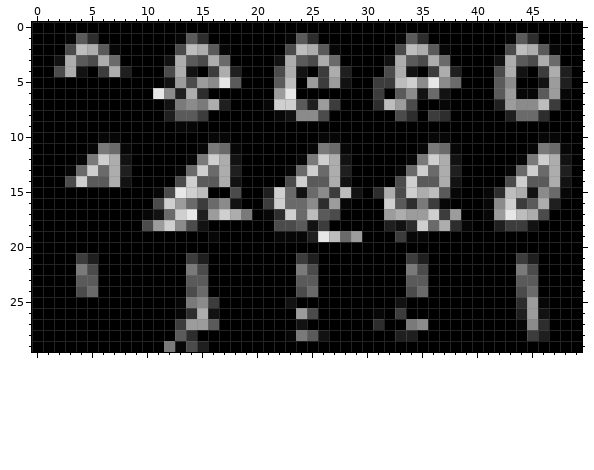
File history of a pixel-art sprite, figures/sample_at_epoch_5.png. The first picture shows the starting point.
The file is 50x30 pixels.
New version:
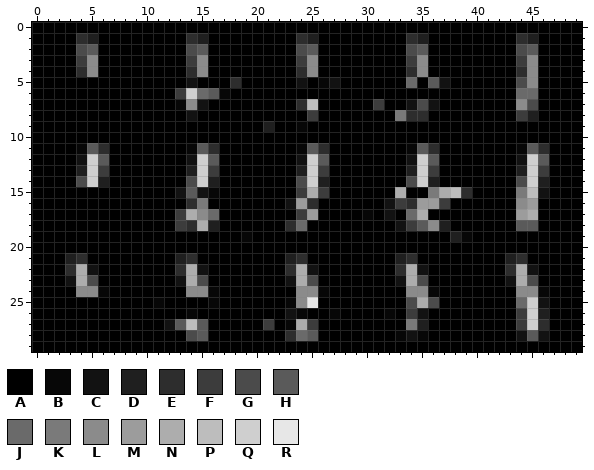
Palette (. is transparent): A #000000  B #070707  C #121212  D #1f1f1f  E #2d2d2d  F #3c3c3c  G #4b4b4b  H #5a5a5a  J #6a6a6a  K #7a7a7a  L #8b8b8b  M #9c9c9c  N #adadad  P #bdbdbd  Q #cfcfcf  R #e7e7e7
From old to new:
Changed rows in their new state; - is an unchanged pixel.
first column x 2:
 1 -AED-------AED-------AED-------AED-------AED---
 2 -AGHAA-----AGHAA-----AGHAA-----AGHAA-----AGHAA-
 3 AAFLAA----AAFLAA----AAFLAA----AAFLAA----AAFLAA-
 4 AAELAAA---AAELAAA---AAELAAA---AAELAAA---AAELAAA
 5 ----------AACAAAE---AACABCA--AAAJAHCA---AAGLAAA
 6 ---------AAFQJHB----AA-------A-AAAAA----AAJJAAA
 7 ----------AB-CAA---AAAEPAA---FAACGCA----AA-GAA-
 8 ----------AACA------AAAFA------K-EAA-----AFDA--
 9 -----------AA------D--B------------------------
10 ----AA--------AA--------AA--------AA--------AA-
11 --BHEAA-----BHEAA-----BHEAA-----BHEAA-----BHEAA
12 --CQHAA-----CQHAA-----CQHAA-----CQHAA-----CQHAA
13 -AD-FAA----AD-FAA----AD-FAA----AD-FAA----AD-FAA
14 -AGQDAA----AGQDAA----AGQDAA----AGQDAA----AGQDAA
15 ---------AACHCB-A--AAAFNFAAA-AANAAKNPE-AAAKPCAA
16 ---------AAAEKAAA--AACMEAAA---CF-MMF---AAALMAA-
17 --------AAAFNLJAAA-AAAFMAA--B-CAJNAAA--AAAM-A--
18 --------AAAFEND-----AEJAA-----A-FHLDAA--AAHH---
19 --------------A--B--AAAAAAAA---AAA--DB---------
21 -DEA-------DEA-------DEA-------DEA-------DEA---
22 -ENC-------ENC-------ENC-------ENC-------ENC---
23 -CNG-------CNG-------CNG-------CNG-------CNG---
24 --LLB-------LLB-------LLB-------LLB-------LLB--
25 ---------B-AAAB------BLR-------AGNG-------JQC--
26 -----------ABAA------CBA-B---ABAFC--------FQD--
27 ----------CHPHA----F-BNF-----A---D--------FQ---
28 -----------AGH-------EJ-A------BCB--------CHC--
29 ----------AAAA---------------------------------
